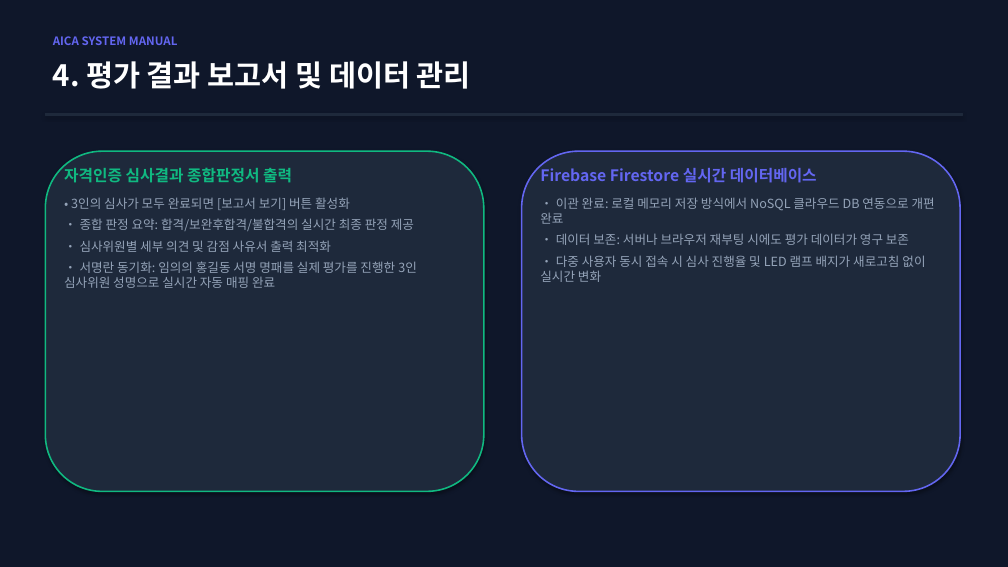
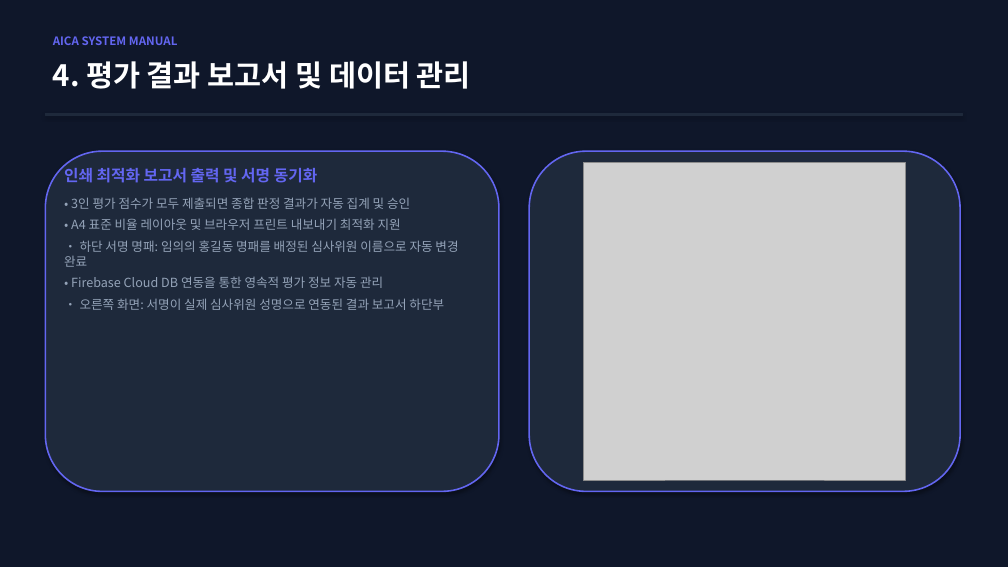
Before and after one commit to teckyun73/AICA_COMPETENCY, a slide deck: slide 5 of AICA_System_User_Manual.pptx. Drawn at 1008x567 pixels with LibreOffice and Linux fonts; fonts in the diff are those of the drawing; grey boxes stand for pictures. Boxes give left, top, right and bottom in pixels: in the first picture for what was removed or moved away, otherwise in the second. Text is boxed around its words. In the diff, an @@ line names an element or a change of style, - is before the commit and + after.

Commit message:
docs: updating AICA User Manual PPTX to include actual app screenshots in a 2-column layout

```diff
--- a/AICA_System_User_Manual.pptx
+++ b/AICA_System_User_Manual.pptx
@@ rounded rectangle: place and size @@
-rounded rectangle at <box>45,151,484,492</box>
+rounded rectangle at <box>45,151,499,492</box>
@@ rounded rectangle at <box>45,151,499,492</box>: outline #10B981 1.5 pt to #6366F1 1.5 pt @@
@@ text at <box>64,166,458,310</box>: text changed @@
-자격인증 심사결과 종합판정서 출력
-• 3인의 심사가 모두 완료되면 [보고서 보기] 버튼 활성화
-• 종합 판정 요약: 합격/보완후합격/불합격의 실시간 최종 판정 제공
-• 심사위원별 세부 의견 및 감점 사유서 출력 최적화
-• 서명란 동기화: 임의의 홍길동 서명 명패를 실제 평가를 진행한 3인 심사위원 성명으로 실시간 자동 매핑 완료
+인쇄 최적화 보고서 출력 및 서명 동기화
+• 3인 평가 점수가 모두 제출되면 종합 판정 결과가 자동 집계 및 승인
+• A4 표준 비율 레이아웃 및 브라우저 프린트 내보내기 최적화 지원
+• 하단 서명 명패: 임의의 홍길동 명패를 배정된 심사위원 이름으로 자동 변경 완료
+• Firebase Cloud DB 연동을 통한 영속적 평가 정보 자동 관리
+• 오른쪽 화면: 서명이 실제 심사위원 성명으로 연동된 결과 보고서 하단부
@@ rounded rectangle: place and size @@
-rounded rectangle at <box>522,151,960,492</box>
+rounded rectangle at <box>529,151,960,492</box>
@@ text removed at <box>540,166,935,282</box> @@
-Firebase Firestore 실시간 데이터베이스
-• 이관 완료: 로컬 메모리 저장 방식에서 NoSQL 클라우드 DB 연동으로 개편 완료
-• 데이터 보존: 서버나 브라우저 재부팅 시에도 평가 데이터가 영구 보존
-• 다중 사용자 동시 접속 시 심사 진행율 및 LED 램프 배지가 새로고침 없이 실시간 변화
@@ picture added at <box>584,163,906,480</box> @@
```
Also in this commit, not shown: 5 other slides changed.
